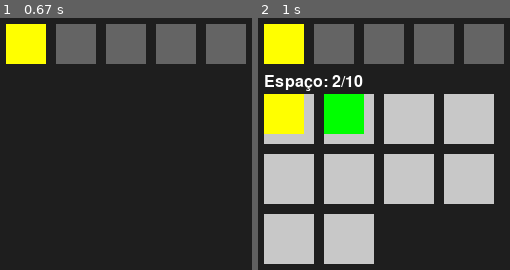
Above: before the commit, frames 1-2 (left to right).
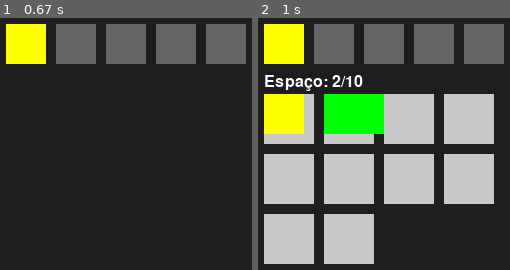
Above: after the commit, the same moments.

Repository: bazhish/baronet
Game: pygame game, started from backend/app/models/sistema/inventario_layout.py
Same seed, same stepped clock (60 frames per second), same inputs: the game is played once before the commit and once after it.
Inputs (mouse positions are in pixels of both pictures, inside the frame that each line leads up to):
- Up to frame 1 (0.67 s): click (25, 43) at 0.38 s
- Up to frame 2 (1 s): tap I at 0.67 s

Frame 1 is identical in both runs. In frame 2, 1.3% of the frame differs, in the area x 42-50%, y 30-47%.

Commit message:
fix: interção de itens

Diff:
--- a/backend/app/models/sistema/inventario_layout.py
+++ b/backend/app/models/sistema/inventario_layout.py
@@ -87,7 +87,7 @@
 icon_surface1 = pygame.Surface((40, 40))
 icon_surface1.fill((255, 255, 0))  # Amarelo
 
-icon_surface2 = pygame.Surface((40, 40))
+icon_surface2 = pygame.Surface((90, 40))
 icon_surface2.fill((0, 255, 0))  # Verde
 
 # Criar inventário
@@ -96,8 +96,10 @@
 # Criar itens e adicionar
 item1 = Item(id="pocao", icon_surface=icon_surface1)
 item2 = Item(id="espada", icon_surface=icon_surface2)
+
 inventory.add_item(item1)
 inventory.add_item(item2)
+
 
 # Definir item rápido
 inventory.set_quick_item(item1, 1)
